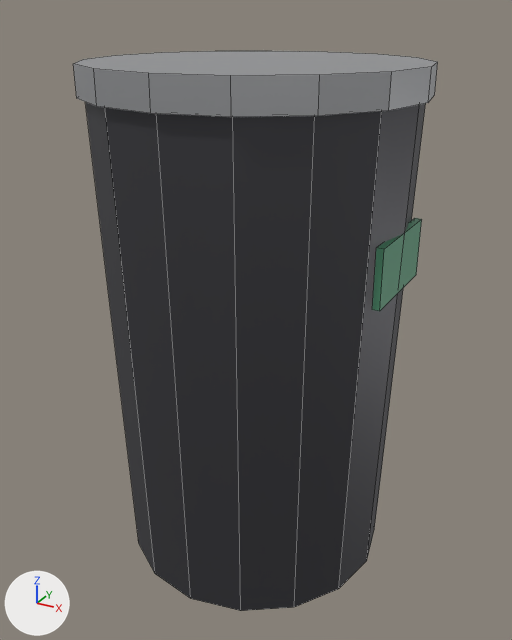
The Blender file SourceArt/Models/SM_Prop_TrashBin.blend, before and after one commit.
Both versions are drawn from a 50 mm lens placed at (0.47, -0.854, 0.801), pointed at (0.002, -0.005, 0.376). Every picture has the same lights, and +X, +Y and +Z are marked at lower left. The first picture is the older version. Mesh edges are drawn as thin lines.

The first picture shows 'SM_Prop_TrashBin'.
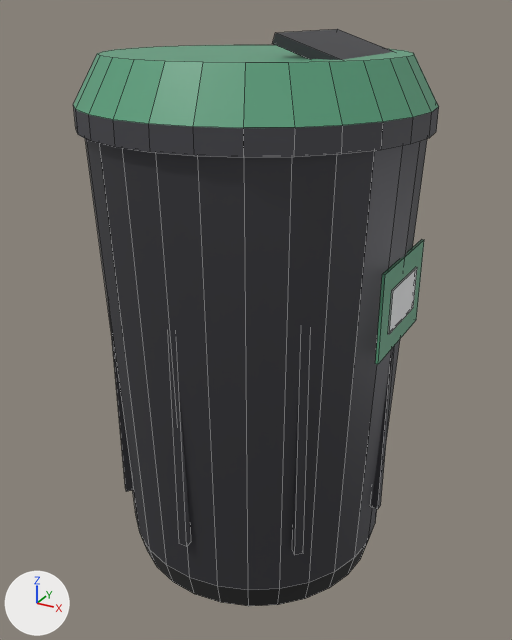
Location of each change, (x1, y1, x2, y2) in pixels of the pictures (512 x 640 px):
'SM_Prop_TrashBin', reshaped: before (73, 51, 438, 611); after (73, 29, 439, 606)
part 1 of me_sm_prop_trashbin, added: after (371, 349, 394, 509)
part 2 of me_sm_prop_trashbin, added: after (170, 376, 191, 547)
part 3 of me_sm_prop_trashbin, added (green): after (375, 239, 424, 364)
part 4 of me_sm_prop_trashbin, added: after (388, 267, 417, 334)
part 5 of me_sm_prop_trashbin, rebuilt (8% shorter): before (85, 102, 426, 611); after (85, 139, 427, 606)
part 6 of me_sm_prop_trashbin, rebuilt (70% taller): before (73, 51, 438, 117); after (73, 45, 439, 158)
part 7 of me_sm_prop_trashbin, deleted (green): before (372, 218, 422, 311)
part 8 of me_sm_prop_trashbin, added: after (110, 29, 394, 555)

Patch to the scene script:
```diff
--- a/SourceArt/Models/SM_Prop_TrashBin.blend.py
+++ b/SourceArt/Models/SM_Prop_TrashBin.blend.py
@@ mat_plastic @@
+mat_plastic = principled_material('Plastic')
+mat_plastic.base_color = (0.06, 0.06, 0.07)  # dark grey #45454b
+mat_plastic.roughness = 0.6
@@ mat_plasticwhite @@
+mat_plasticwhite = principled_material('PlasticWhite')
+mat_plasticwhite.base_color = (0.85, 0.86, 0.87)  # white #edeff0
@@ mat_rubber @@
+mat_rubber = principled_material('Rubber')
+mat_rubber.base_color = (0.02, 0.02, 0.02)  # black #272727
+mat_rubber.roughness = 0.95
@@ me_sm_prop_trashbin @@
 # used by ob_sm_prop_trashbin; location = (0.0, 0.0, 0.0)
-me_sm_prop_trashbin.from_pydata(...)  # 72 vertices, 42 faces; spans x -0.23..0.23, y -0.23..0.23, z 0.0..0.74
-me_sm_prop_trashbin.materials.append(mat_metal)  # light grey #c4c5c8
+me_sm_prop_trashbin.from_pydata(...)  # 312 vertices, 214 faces; spans x -0.235..0.235, y -0.235..0.235, z 0.0..0.776
+# me_sm_prop_trashbin part 1: a new loose piece, a box spanning x 0.201..0.213, y -0.006..0.006, z 0.11..0.61, in mat_metaldark (dark grey #505055)
+# me_sm_prop_trashbin part 2: a new loose piece, a box spanning x -0.006..0.006, y -0.213..-0.201, z 0.11..0.61, in mat_metaldark (dark grey #505055)
+# me_sm_prop_trashbin part 3: a new loose piece, a box spanning x 0.216..0.22, y -0.08..0.08, z 0.39..0.51, in mat_paintgreen (green #59a07c)
+# me_sm_prop_trashbin part 4: a new loose piece, a box spanning x 0.22..0.222, y -0.05..0.05, z 0.42..0.48, in mat_plasticwhite (white #edeff0)
+# me_sm_prop_trashbin part 5: the loose piece of 32 vertices spanning x -0.22..0.22, y -0.22..0.22, z 0.0..0.7 is rebuilt with 84 vertices and now spans x -0.225..0.225, y -0.225..0.225, z 0.0..0.66
+# me_sm_prop_trashbin part 6: the loose piece of 32 vertices spanning x -0.23..0.23, y -0.23..0.23, z 0.7..0.74 is rebuilt with 84 vertices and now spans x -0.235..0.235, y -0.235..0.235, z 0.66..0.75
+# me_sm_prop_trashbin part 7: the loose piece of 8 vertices spanning x 0.205..0.215, y -0.075..0.075, z 0.46..0.54 is deleted
+# me_sm_prop_trashbin part 8
+# 24 vertices are added at x -0.155..0.169, y -0.155..0.155, z 0.11..0.776
+# 16 new vertices lie (0.0, 0.0, 0.5) away from vertices in x -0.155..0.155, y -0.155..0.155, z 0.11
+# 30 new faces join them, mat_metaldark (dark grey #505055)
+# other edits to the shape of me_sm_prop_trashbin do not show in these pictures
 me_sm_prop_trashbin.materials.append(mat_metaldark)
 me_sm_prop_trashbin.materials.append(mat_paintgreen)
+me_sm_prop_trashbin.materials.append(mat_plastic)  # dark grey #45454b
+me_sm_prop_trashbin.materials.append(mat_plasticwhite)  # white #edeff0
+me_sm_prop_trashbin.materials.append(mat_rubber)  # black #272727
```
